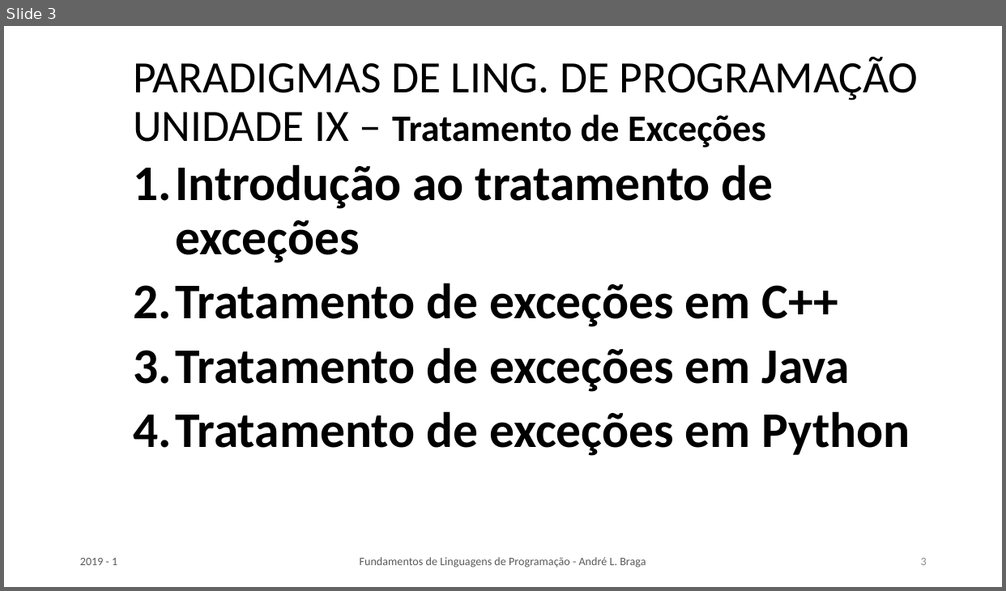
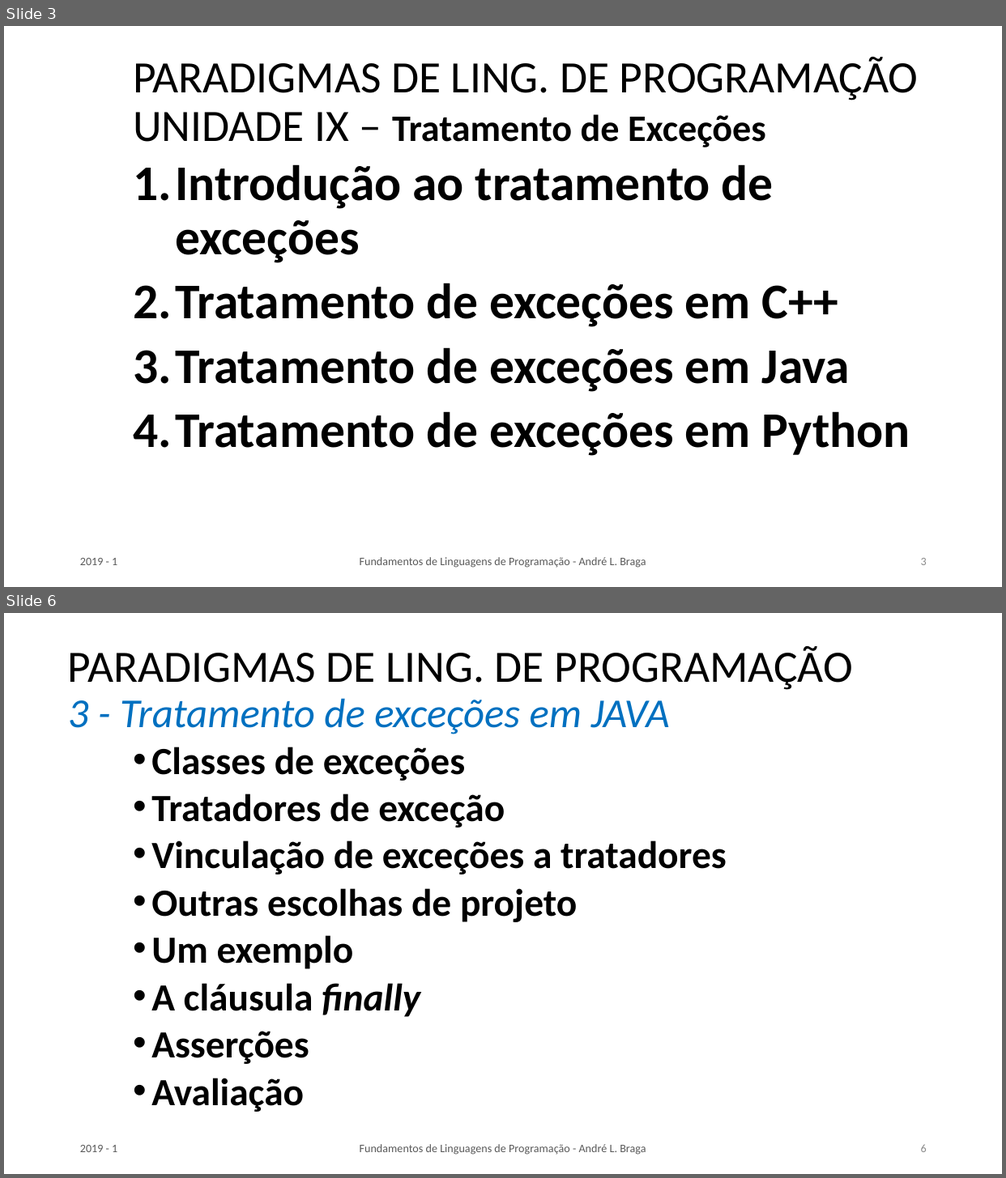
Before and after one commit to LeoCaronezi/CURSOS, a slide deck: CCT0686_PARADIGMAS_DE_LINGUAGENS_DE_PROGRAMACAO/CCT0656_PARADIGMAS_L_PROGI_Aula_08. - PA15.pptx. Shown one above the other, each under a label of ours: slide 3 before the commit, slides 3 and 6 after it; the slides between them are not shown. The pictures are 1006x591 and 1006x1178 pixels, drawn with LibreOffice and Linux fonts; fonts in the diff are those of the drawing. Boxes give left, top, right and bottom in pixels: in the first picture for what was removed or moved away, otherwise in the second. Text is boxed around its words. In the diff, an @@ line names an element or a change of style, - is before the commit and + after.

```diff
--- a/CCT0686_PARADIGMAS_DE_LINGUAGENS_DE_PROGRAMACAO/CCT0656_PARADIGMAS_L_PROGI_Aula_08. - PA15.pptx
+++ b/CCT0686_PARADIGMAS_DE_LINGUAGENS_DE_PROGRAMACAO/CCT0656_PARADIGMAS_L_PROGI_Aula_08. - PA15.pptx
@@ slide 6 added at box(4, 613, 1002, 1174), background #FFFFFF @@
@@ title added at box(68, 646, 854, 735), 43.2 pt, text #000000 @@
+PARADIGMAS DE LING. DE PROGRAMAÇÃO
+3 - Tratamento de exceções em JAVA
@@ text added at box(151, 747, 727, 1112), 37 pt, text #000000, bold @@
+• Classes de exceções
+• Tratadores de exceção
+• Vinculação de exceções a tratadores
+• Outras escolhas de projeto
+• Um exemplo
+• A cláusula finally
+• Asserções
+• Avaliação
@@ text added at box(80, 1145, 117, 1152), 11 pt, text #595959 @@
+2019 - 1
@@ text added at box(360, 1144, 646, 1155), 11 pt, text #595959 @@
+Fundamentos de Linguagens de Programação - André L. Braga
@@ page number added at box(921, 1144, 927, 1152), 11 pt, text #8C8C8C @@
+6
```
Also in this commit, not shown: 3 other slides added, 7 other files.
